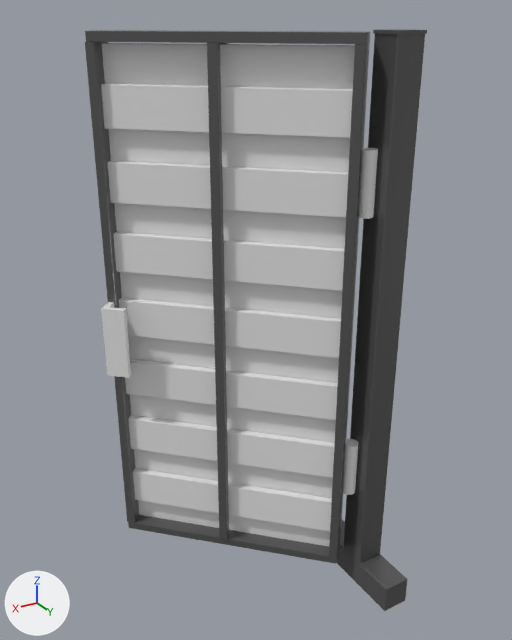
What one commit did to the Blender file 3d_sources/fences/mod_wicket_003.blend.
Rendered twice from a camera (50 mm lens) standing at (1.43, 1.62, 1.96) and looking at (0.31, -0.25, 1.02). Arrows for +X, +Y and +Z are at lower left; the lights stay in place. The first picture is the older version.

The older version as bpy lines, for what is in view:
```python
me_cube_001 = bpy.data.meshes.new('Cube.001')
me_cube_001.from_pydata(...)  # 60 vertices, 64 faces; spans x -0.05..0.05, y -0.2..0.2, z 0.0..1.92
me_cube_001.materials.append(mat_fence_metal)  # dark grey #5f5f5f
me_cube_002 = bpy.data.meshes.new('Cube.002')
me_cube_002.from_pydata(...)  # 404 vertices, 256 faces; spans x 0.1..1.92, y -0.91..-0.04, z -0.16..0.06
# faces by material slot: [40, 196, 10, 10]
me_cube_002.materials.append(mat_fence_metal)  # dark grey #5f5f5f
me_cube_002.materials.append(None)
me_cube_002.materials.append(mat_fence_metal_004)  # dark grey #5f5f5f
me_cube_002.materials.append(mat_fence_metal_005)  # dark grey #5f5f5f
ob_door = bpy.data.objects.new('door', me_cube_002)
ob_door.location = (0.0, 0.0, 0.0)
ob_door.rotation_euler = (0.785, -1.571, 0.0)  # degrees (45, -90, 0)
ob_fence_post = bpy.data.objects.new('fence_post', me_cube_001)
ob_fence_post.location = (0.0, 0.0, 0.0)
```
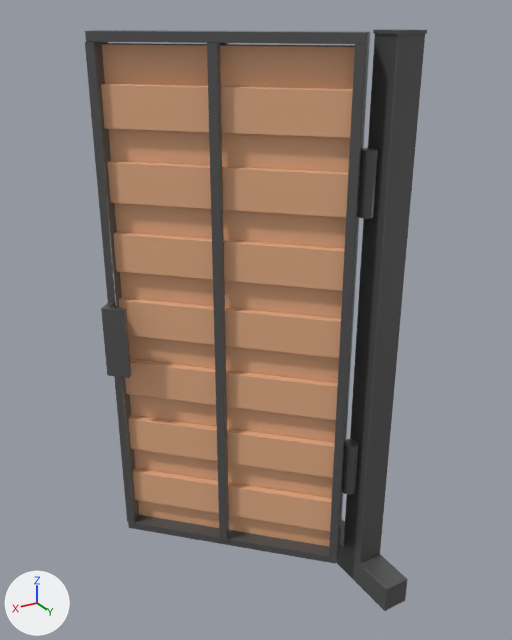
Location of each change, [x1, y1, x2, y2] in pixels of the pictures (512 x 640 px):
part 1 of me_cube_002, recoloured (white to dark grey): [101, 302, 131, 378] in both
part 2 of me_cube_002, recoloured (white to dark grey): [358, 148, 378, 219] in both
part 3 of me_cube_002, recoloured (white to dark grey): [342, 439, 359, 495] in both
part 4 of me_cube_002, recoloured (darker): [102, 43, 355, 47] in both
part 5 of me_cube_002, recoloured (white to beige): [101, 44, 355, 546] in both

What the commit changed:
Material 'Material' (mat_material) is new.
Its base color is (0.8, 0.427, 0.239) (beige #e7af86).
me_cube_002 has 404 vertices, 256 faces and spans x 0.1..1.92, y -0.91..-0.04, z -0.16..0.06.
me_cube_002 is used by ob_door; location (0.0, 0.0, 0.0); rotation (0.785, -1.571, 0.0), in degrees (45, -90, 0).
me_cube_002 no longer uses material mat_fence_metal_004 (dark grey #5f5f5f).
me_cube_002 no longer uses material mat_fence_metal_005 (dark grey #5f5f5f).
me_cube_002 part 1: 22 of the faces centred in x 0.81..1.06, y -0.9..-0.82, z -0.16..0.06 switch from no material to mat_fence_metal (dark grey #5f5f5f).
me_cube_002 part 2: 13 of the faces centred in x 1.4..1.81, y -0.09..-0.04, z -0.07..-0.03 switch from no material to mat_fence_metal (dark grey #5f5f5f).
me_cube_002 part 3: 12 of the faces centred in x 0.4..0.6, y -0.08..-0.04, z -0.07..-0.03 switch from no material to mat_fence_metal (dark grey #5f5f5f).
me_cube_002 part 4: 6 of the faces centred in x 1.75..1.88, y -0.5, z -0.05..-0.02 switch from no material to mat_fence_metal (dark grey #5f5f5f).
me_cube_002 part 5: 114 of the faces centred in x 0.11..1.81, y -0.5, z -0.07..-0.02 switch from no material to mat_material (beige #e7af86).
